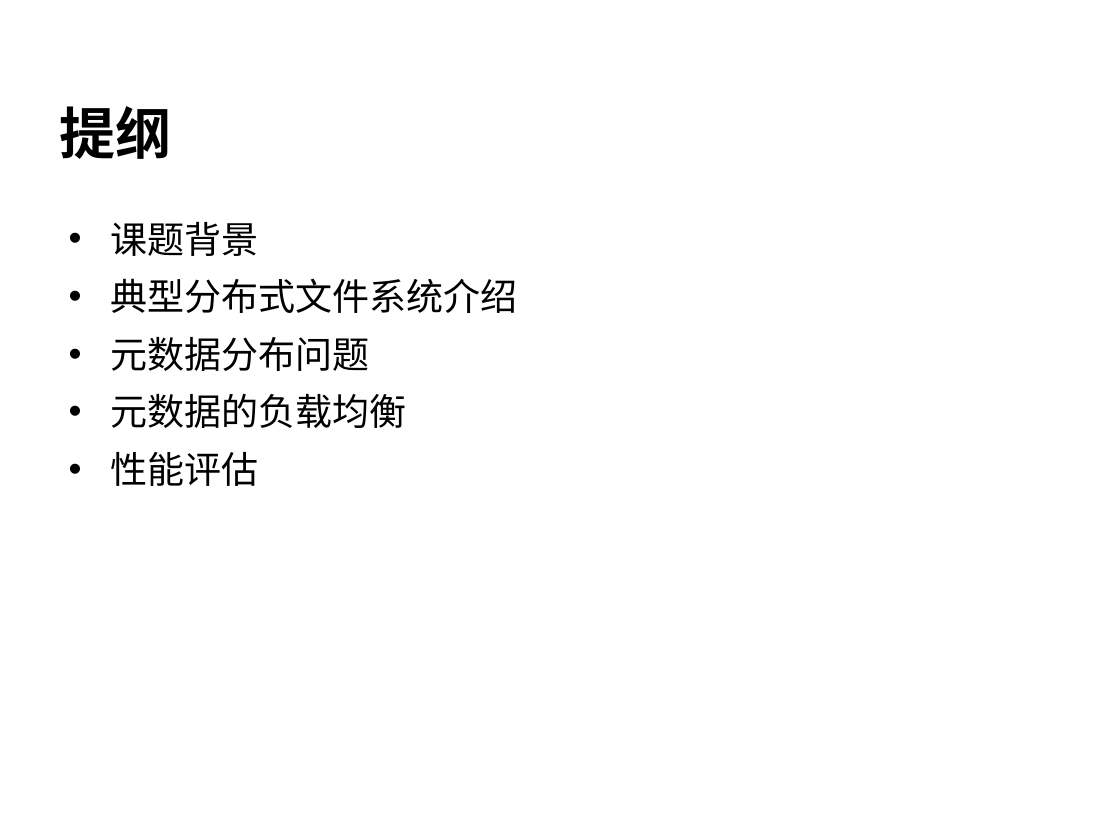
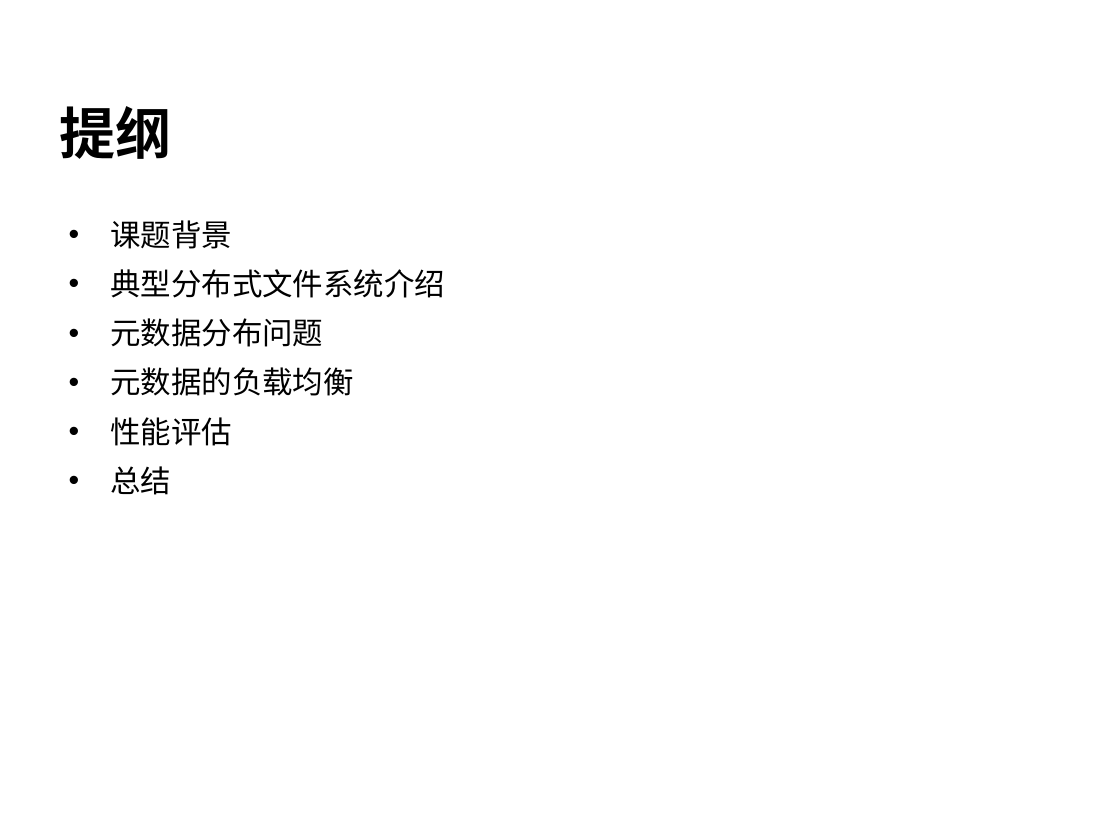
Before and after one commit to cheliequan/idning-paper, a slide deck: slide 2 of draft/答辩.ppt. Drawn at 1120x840 pixels with LibreOffice and Linux fonts; fonts in the diff are those of the drawing; background and template pictures are left out. Boxes give left, top, right and bottom in pixels: in the first picture for what was removed or moved away, otherwise in the second. Text is boxed around its words. In the diff, an @@ line names an element or a change of style, - is before the commit and + after.

```diff
--- a/draft/答辩.ppt
+++ b/draft/答辩.ppt
@@ text at (111,220,446,446): size 23.8 to 19.6 pt @@
@@ text at (111,466,172,495): paragraph added @@
+• 总结
```
Also in this commit, not shown: 11 other slides changed, 4 slides added, 3 slides removed, 1 other file.
